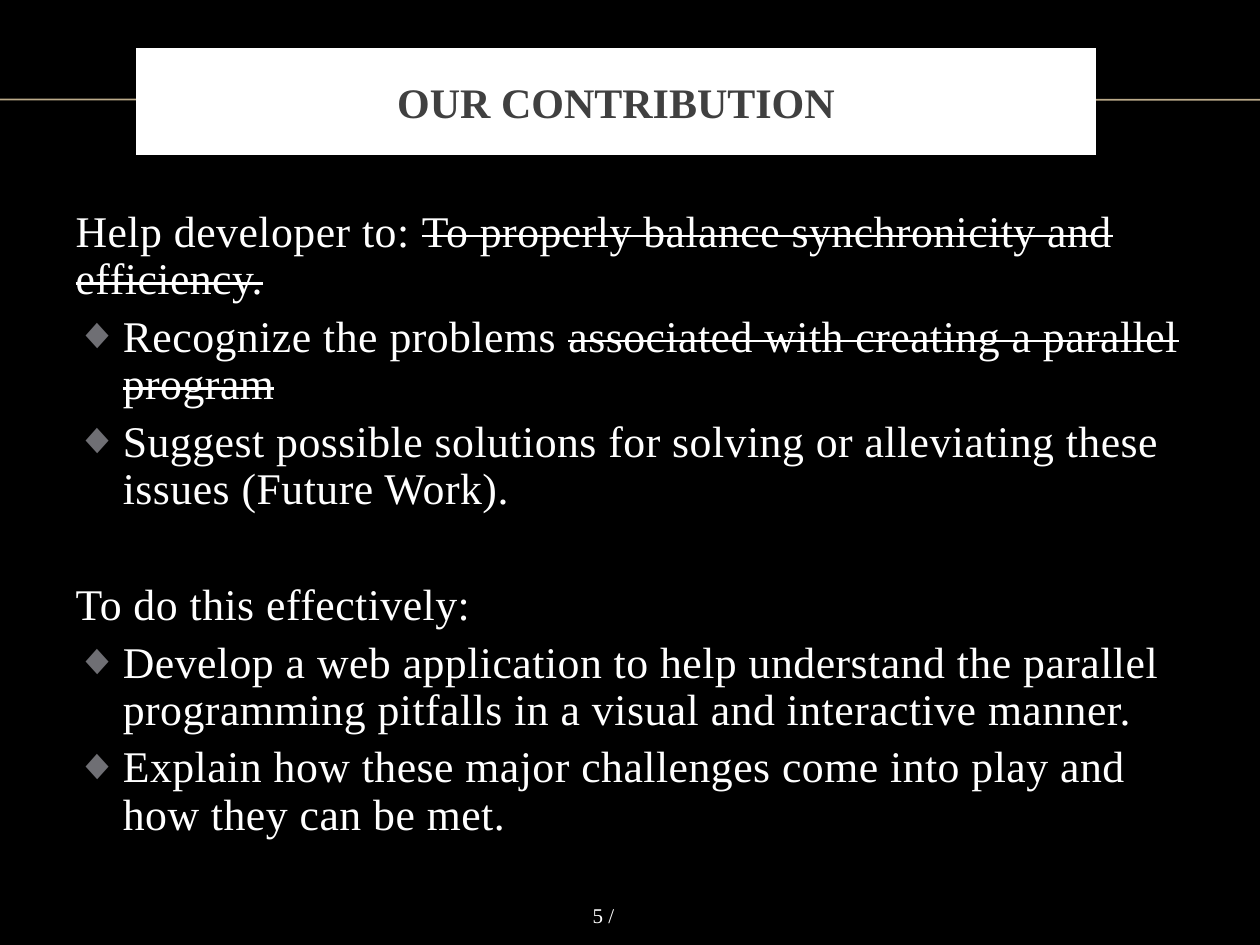
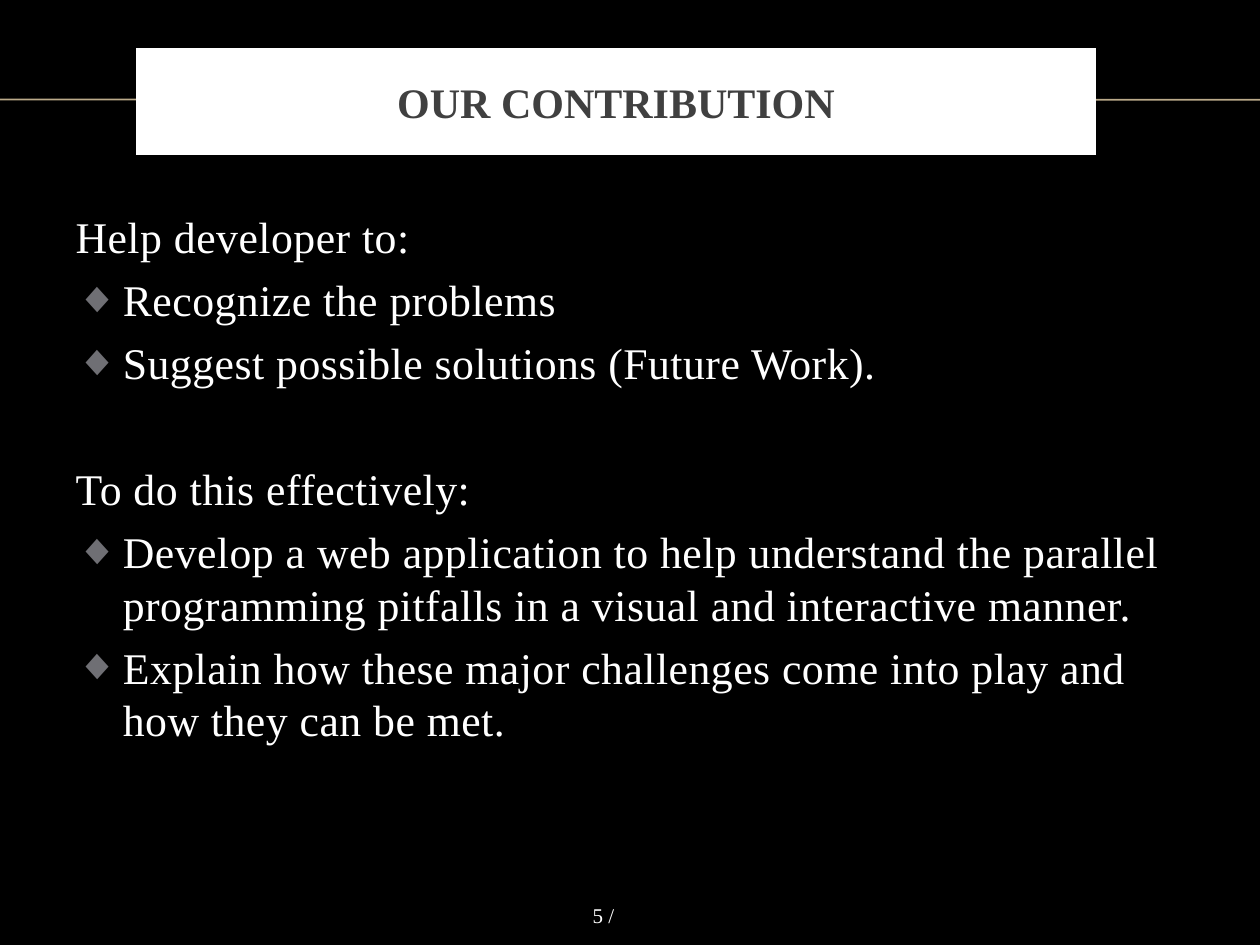
Before and after one commit to vong-srey/Paravantage, a slide deck: slide 5 of Presentation.pptx. Drawn at 1260x945 pixels with LibreOffice and Linux fonts; fonts in the diff are those of the drawing; background and template pictures are left out. Boxes give left, top, right and bottom in pixels: in the first picture for what was removed or moved away, otherwise in the second. Text is boxed around its words. In the diff, an @@ line names an element or a change of style, - is before the commit and + after.

```diff
--- a/Presentation.pptx
+++ b/Presentation.pptx
@@ text at box(76, 222, 875, 388): text changed @@
-Help developer to: To properly balance synchronicity and efficiency.
-◆ Recognize the problems associated with creating a parallel program
-◆ Suggest possible solutions for solving or alleviating these issues (Future Work).
+Help developer to:
+◆ Recognize the problems
+◆ Suggest possible solutions (Future Work).
@@ text at box(76, 474, 1157, 745): line spacing 0.9 to 1 @@
```
Also in this commit, not shown: 4 other slides changed.
